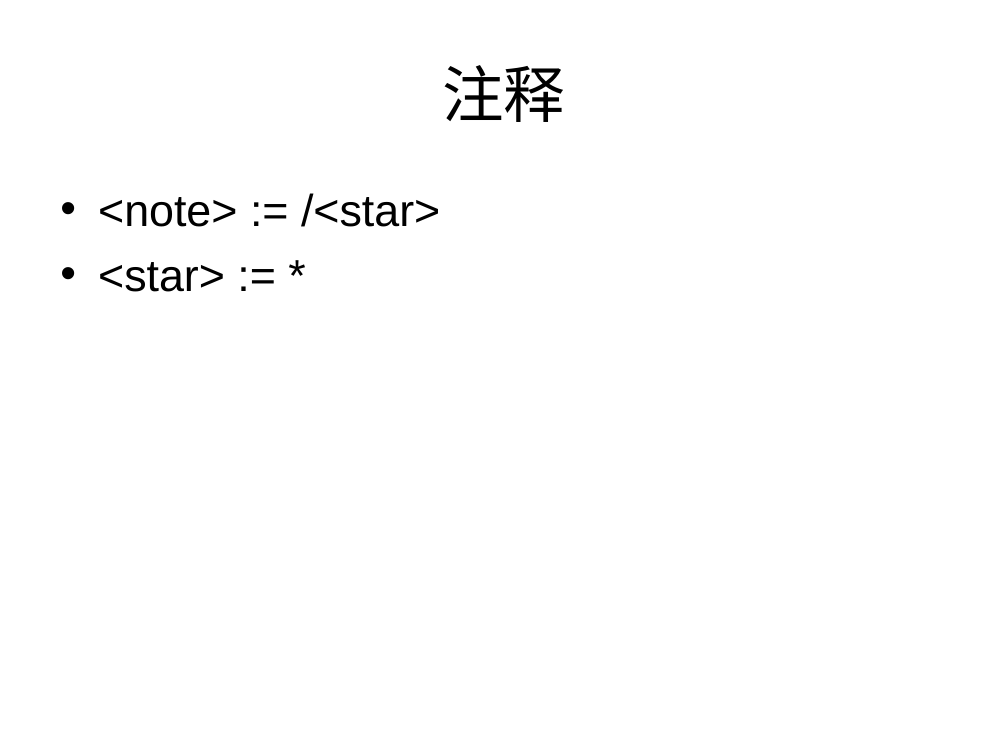
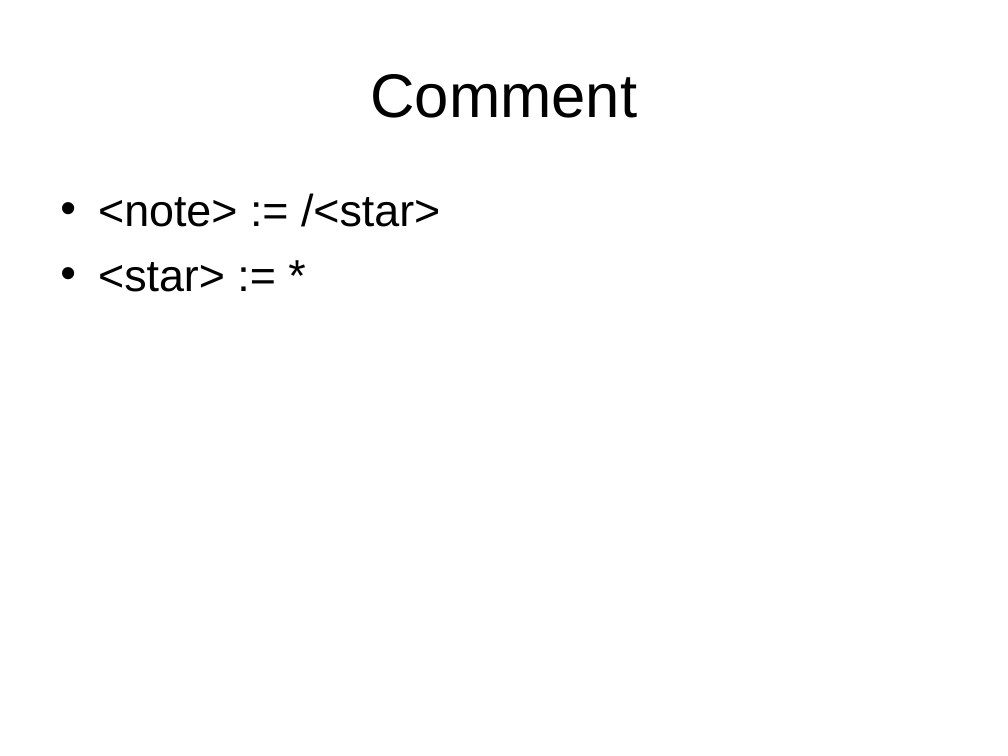
Before and after one commit to linln1/CppLexer, a slide deck: slide 6 of MyLexer.ppt. Drawn at 1008x756 pixels with LibreOffice and Linux fonts; fonts in the diff are those of the drawing. Boxes give left, top, right and bottom in pixels: in the first picture for what was removed or moved away, otherwise in the second. Text is boxed around its words. In the diff, an @@ line names an element or a change of style, - is before the commit and + after.

```diff
--- a/MyLexer.ppt
+++ b/MyLexer.ppt
@@ title at [370,74,637,118]: text changed @@
-注释
+Comment
```
Also in this commit, not shown: 3 other slides changed, 12 other files.
